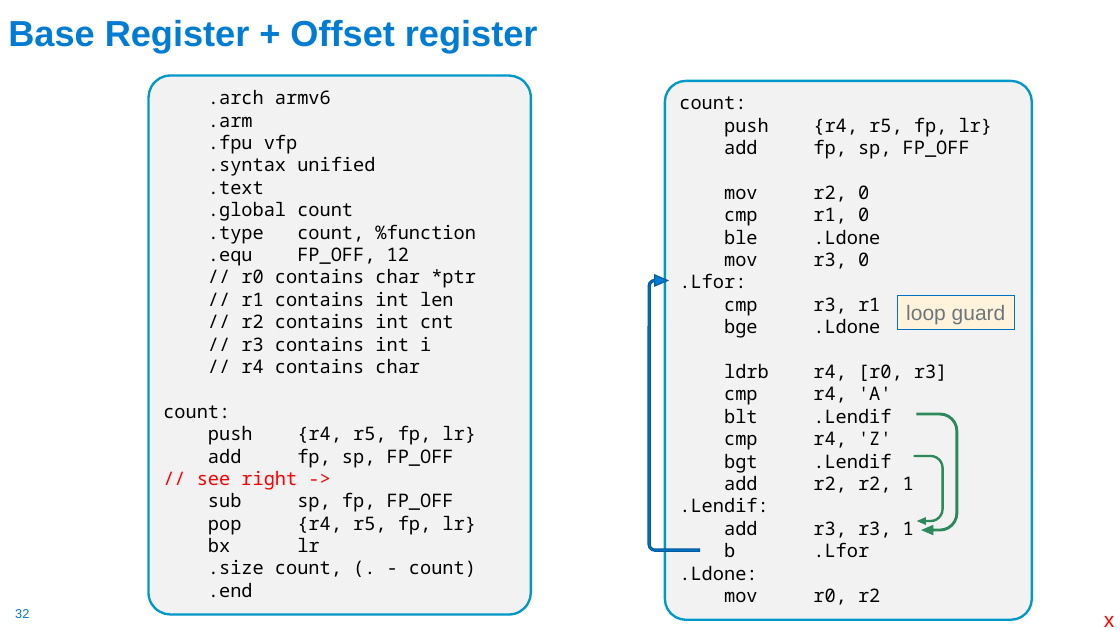
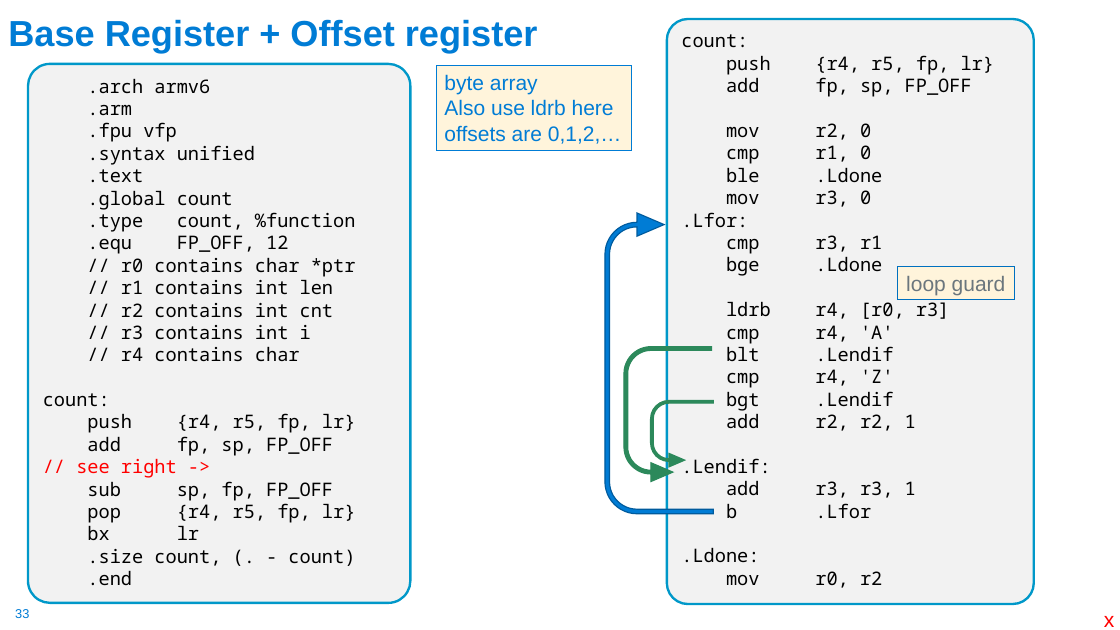
Before and after one commit to cse30-fa22/Muller_CSE30_Lecture_Slides, a slide deck: slide 33 of 08_Assm_Part3.pptx (slide 32 before the commit). Drawn at 1120x630 pixels with LibreOffice and Linux fonts; fonts in the diff are those of the drawing. Boxes give left, top, right and bottom in pixels: in the first picture for what was removed or moved away, otherwise in the second. Text is boxed around its words. In the diff, an @@ line names an element or a change of style, - is before the commit and + after.

```diff
--- a/08_Assm_Part3.pptx
+++ b/08_Assm_Part3.pptx
@@ rounded rectangle "count:" resized from (x1=665, y1=81, x2=1033, y2=620) to (x1=667, y1=19, x2=1034, y2=604) @@
@@ rounded rectangle ".arch armv6" moved from (x1=149, y1=76, x2=531, y2=615) to (x1=28, y1=64, x2=410, y2=603) @@
@@ rectangle added at (x1=436, y1=66, x2=632, y2=150), fill #FFF4DB, outline #007CD5 0.75 pt, 18 pt, text #007CD5 @@
+byte array
+Also use ldrb here
+offsets are 0,1,2,…
@@ uturn arrow resized from (x1=649, y1=275, x2=700, y2=551) to (x1=605, y1=213, x2=714, y2=514) @@
@@ uturn arrow at (x1=605, y1=213, x2=714, y2=514): proportions changed @@
@@ rectangle "loop guard" moved from (x1=898, y1=296, x2=1015, y2=329) to (x1=898, y1=266, x2=1015, y2=300) @@
@@ uturn arrow resized from (x1=917, y1=414, x2=958, y2=535) to (x1=625, y1=347, x2=712, y2=482) @@
@@ uturn arrow at (x1=625, y1=347, x2=712, y2=482): proportions changed; mirrored @@
@@ uturn arrow at (x1=650, y1=401, x2=713, y2=467): proportions changed; mirrored @@
@@ uturn arrow resized from (x1=915, y1=455, x2=944, y2=524) to (x1=650, y1=401, x2=713, y2=467) @@
@@ page number at (x1=15, y1=609, x2=29, y2=618): text changed @@
-32
+33
```
Also in this commit, not shown: 26 other slides changed, 3 slides added, 21 slides removed, 1 other file.
